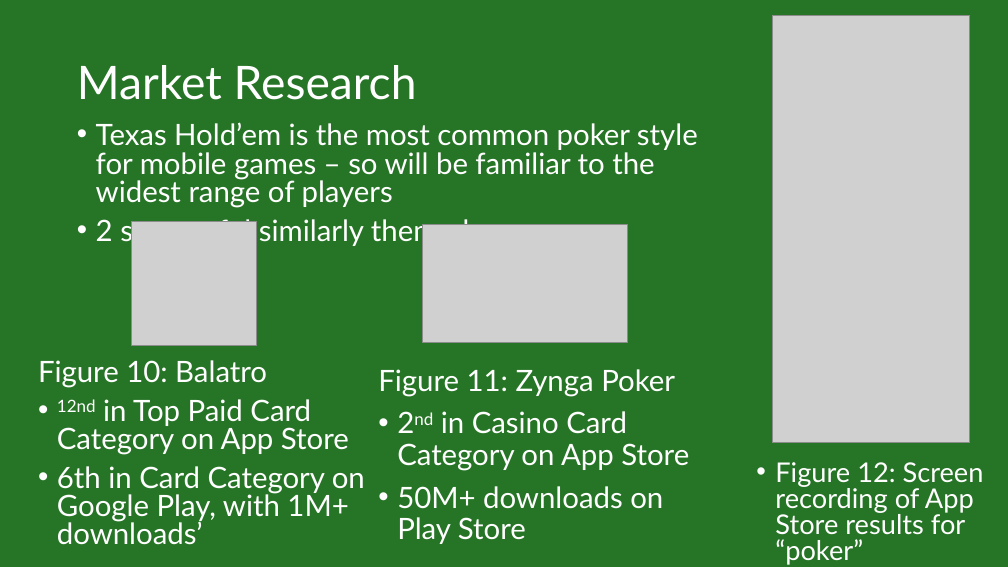
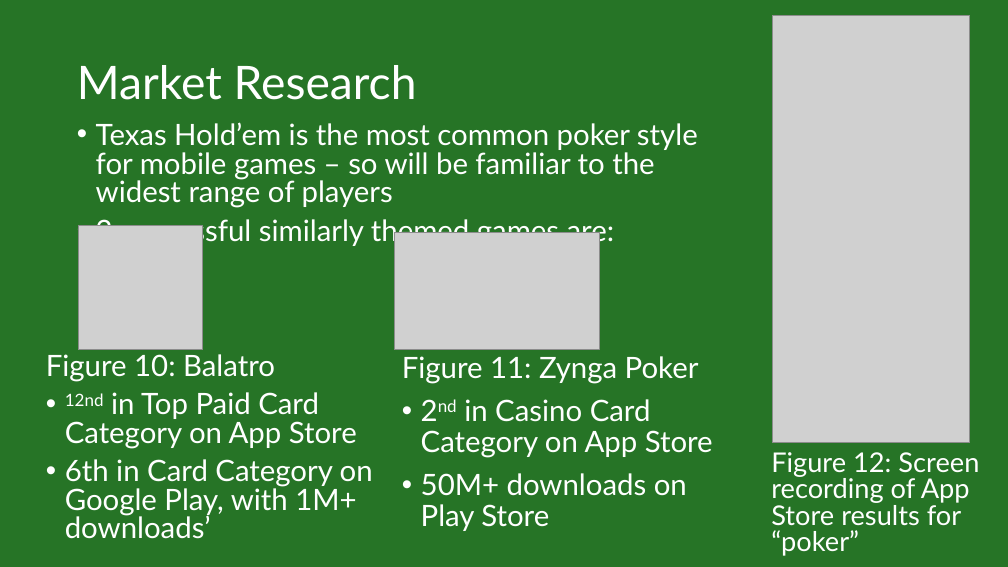
Before and after one commit to IsabelHampton/bluffs-and-bribes, a slide deck: slide 9 of Docs/Bluffs & Bribes Pitch.pptx. Drawn at 1008x567 pixels with LibreOffice and Linux fonts; fonts in the diff are those of the drawing; grey boxes stand for pictures. Boxes give left, top, right and bottom in pixels: in the first picture for what was removed or moved away, otherwise in the second. Text is boxed around its words. In the diff, an @@ line names an element or a change of style, - is before the commit and + after.

```diff
--- a/Docs/Bluffs & Bribes Pitch.pptx
+++ b/Docs/Bluffs & Bribes Pitch.pptx
@@ picture: place and size @@
-picture at <box>132,222,256,346</box>
+picture at <box>78,225,203,350</box>
@@ picture: place and size @@
-picture at <box>423,225,628,342</box>
+picture at <box>395,232,600,349</box>
@@ text "Figure 10: Balatro": place and size @@
-text "Figure 10: Balatro" at <box>38,360,365,545</box>
+text "Figure 10: Balatro" at <box>46,354,373,539</box>
@@ text "Figure 11: Zynga Poker": place and size @@
-text "Figure 11: Zynga Poker" at <box>378,369,689,544</box>
+text "Figure 11: Zynga Poker" at <box>402,356,713,531</box>
@@ text "Figure 12: Screen recording of ...": place and size @@
-text "Figure 12: Screen recording of ..." at <box>775,462,984,565</box>
+text "Figure 12: Screen recording of ..." at <box>771,452,979,556</box>
@@ text "Figure 12: Screen recording of ..." at <box>771,452,979,556</box>: bullet • to none @@
```
Also in this commit, not shown: 6 other slides changed, 18 other files.
